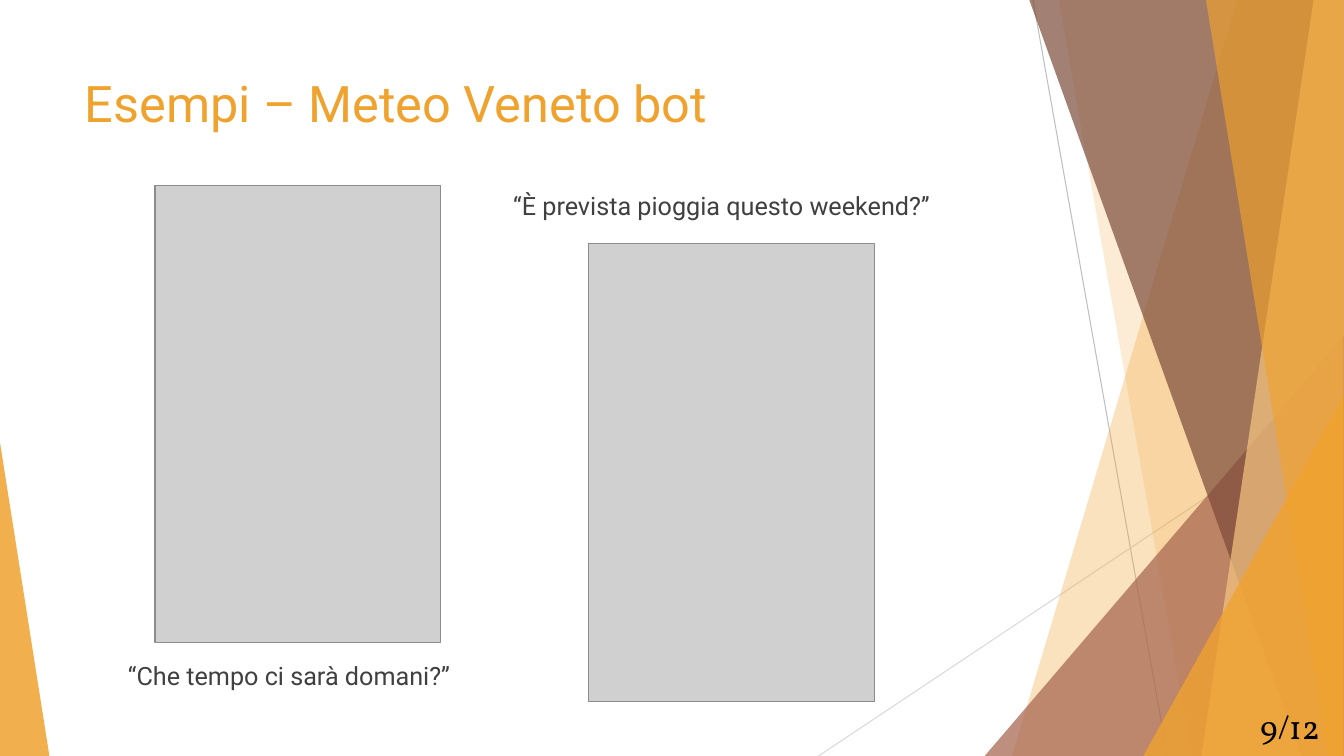
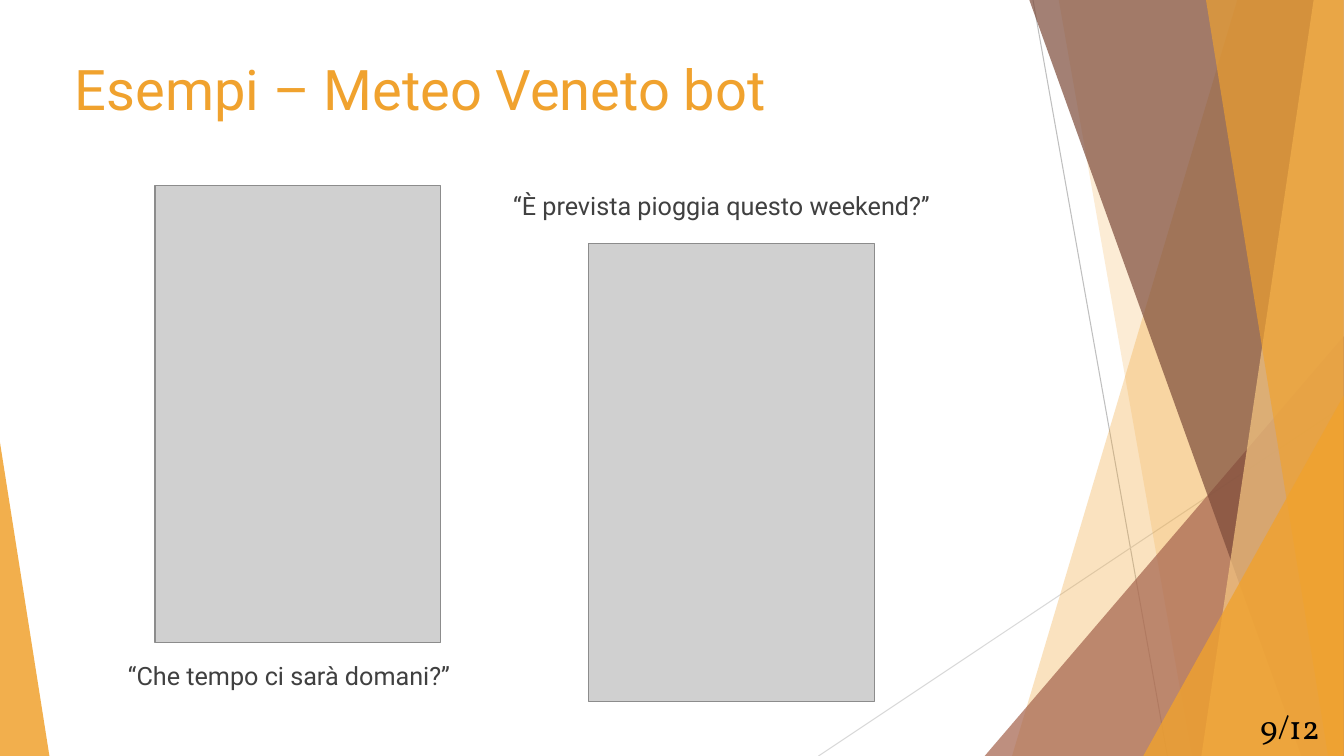
Before and after one commit to Mou95/Tesi, a slide deck: slide 9 of Presentazione_tesi.pptx. Drawn at 1344x756 pixels with LibreOffice and Linux fonts; fonts in the diff are those of the drawing; grey boxes stand for pictures. Boxes give left, top, right and bottom in pixels: in the first picture for what was removed or moved away, otherwise in the second. Text is boxed around its words. In the diff, an @@ line names an element or a change of style, - is before the commit and + after.

```diff
--- a/Presentazione_tesi.pptx
+++ b/Presentazione_tesi.pptx
@@ title "Esempi – Meteo Veneto bot": place and size @@
-title "Esempi – Meteo Veneto bot" at <box>85,84,706,133</box>
+title "Esempi – Meteo Veneto bot" at <box>75,68,766,122</box>
@@ title "Esempi – Meteo Veneto bot" at <box>75,68,766,122</box>: size 36 to 40 pt @@
```
Also in this commit, not shown: 9 other slides changed.
